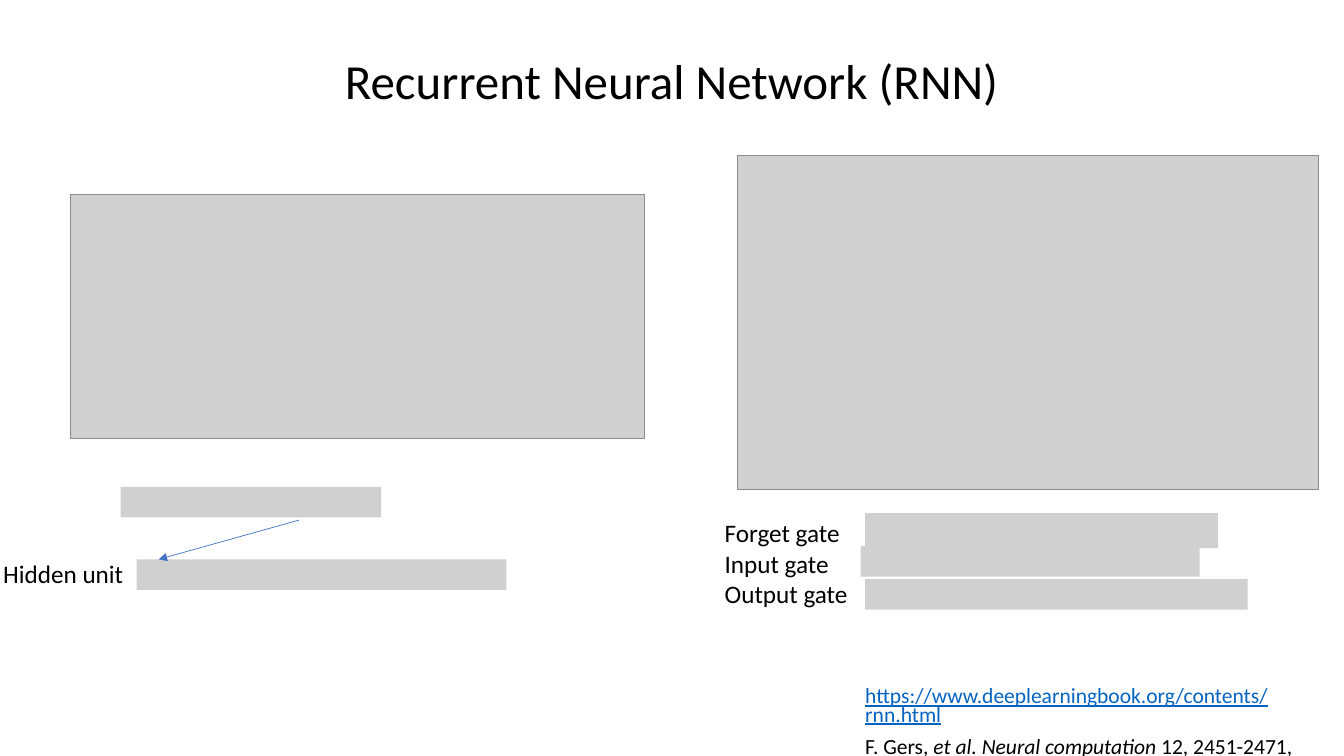
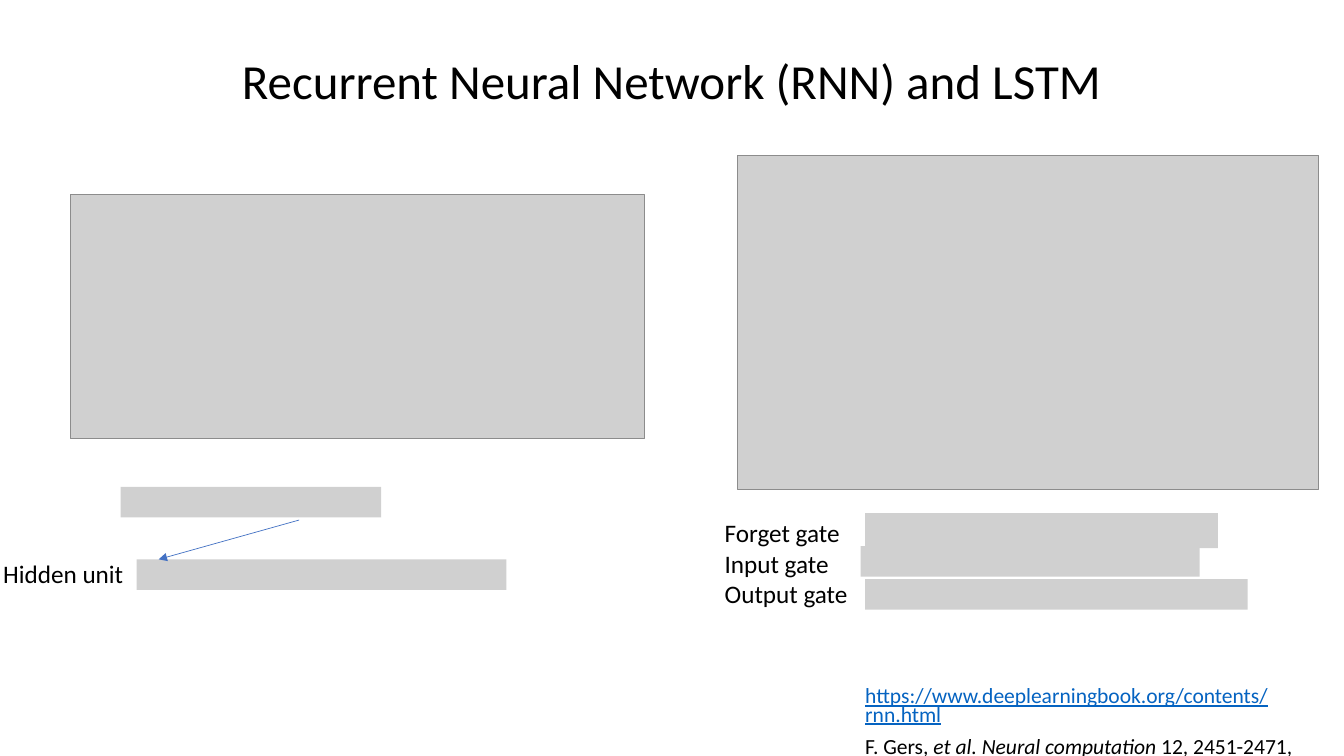
Before and after one commit to Tiezhengyuan/ml_epitope, a slide deck: slide 17 of cases/Epitope_Prediction_TiezhengYuan.pptx. Drawn at 1344x756 pixels with LibreOffice and Linux fonts; fonts in the diff are those of the drawing; grey boxes stand for pictures. Boxes give left, top, right and bottom in pixels: in the first picture for what was removed or moved away, otherwise in the second. Text is boxed around its words. In the diff, an @@ line names an element or a change of style, - is before the commit and + after.

```diff
--- a/cases/Epitope_Prediction_TiezhengYuan.pptx
+++ b/cases/Epitope_Prediction_TiezhengYuan.pptx
@@ title at (242, 63, 1101, 106): text changed @@
-Recurrent Neural Network (RNN)
+Recurrent Neural Network (RNN) and LSTM
```
Also in this commit, not shown: 10 other slides changed, 1 slide added, 2 slides removed, 2 other files.
